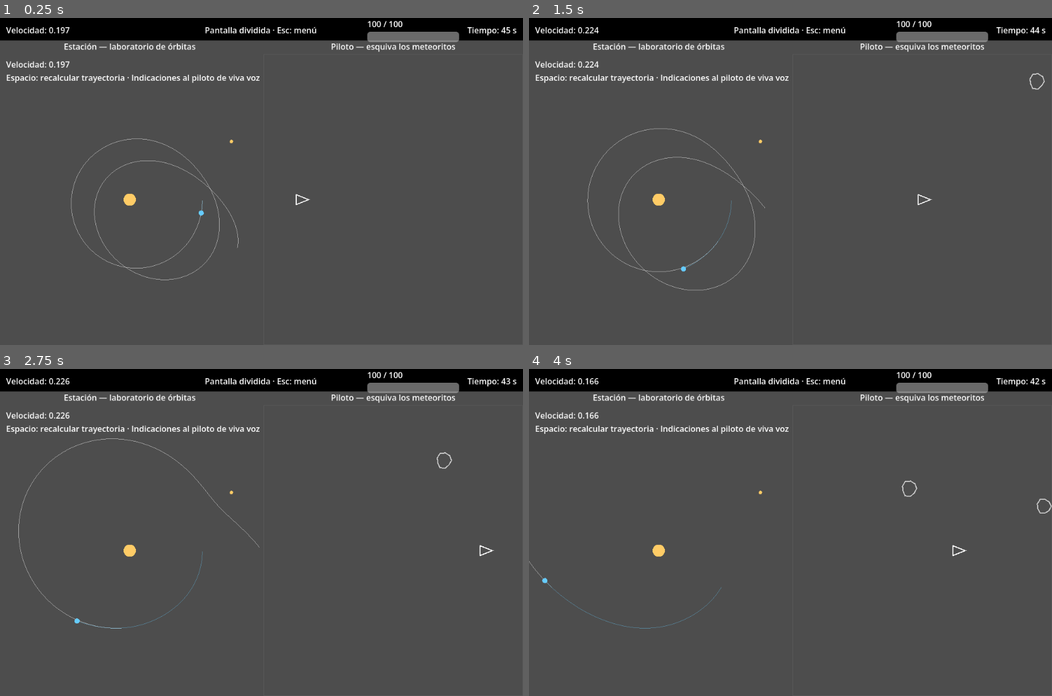
Above: before the commit, frames 1-4 (two rows, left to right).
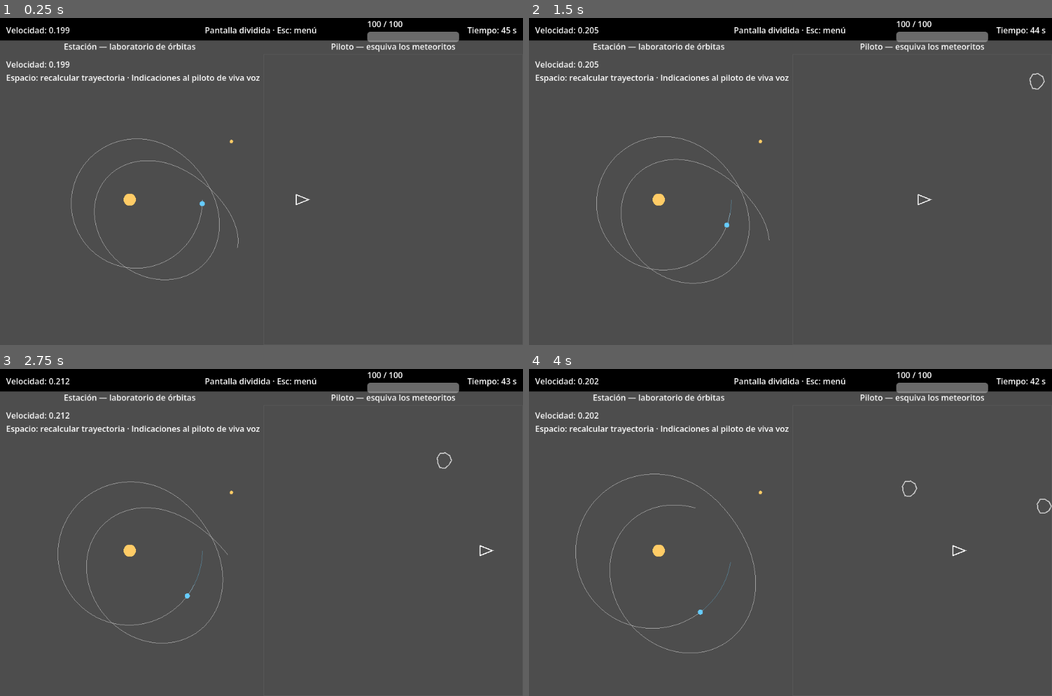
Above: after the commit, the same moments.

Repository: CrunchTimeLabs/nova-protocol
Game: Godot game, scene res://scenes/meteor_mission.tscn
Two runs of this game, one before a commit and one after it. Both use one fixed random seed, a clock stepped at 60 frames per second and the inputs below. This scene is started directly instead of the project's main scene.
Inputs (mouse positions are in pixels of both pictures, inside the frame that each line leads up to):
- Up to frame 1 (0.25 s): no input
- Up to frame 2 (1.5 s): tap Enter at 0.5 s; move the mouse to (905, 165) at 0.52 s; hold Right 0.53-1.25 s; tap 1 at 0.6 s; click (905, 165) at 0.67 s; tap Space at 0.77 s; drag from (685, 197) to (764, 246) at 1.27 s
- Up to frame 3 (2.75 s): tap Space at 2 s; move the mouse to (313, 460) at 2.02 s; hold Right from 2.03 s (still down); tap 3 at 2.1 s
- Up to frame 4 (4 s): release Right at 2.75 s; drag from (764, 597) to (633, 483) at 2.77 s; move the mouse to (947, 581) at 3.52 s; hold Left from 3.53 s (still down); tap Backspace at 3.6 s; tap Space at 3.77 s

The runs differ from the first frame. In frame 1, less than 0.1% of the frame differs, in the area x 12-46%, y 2-64%; in frame 2, 0.7%, in the area x 11-46%, y 2-84%; in frame 3, 0.6%; in frame 4, 0.5%.

Commit message:
feat: add initial level

Diff:
--- a/game/app/levels/meteor_mission.gd
+++ b/game/app/levels/meteor_mission.gd
@@ -4,6 +4,9 @@
 ## meteoritos en un campo propio. Arriba, un `SplitHud` con lo común: velocidad (izquierda), modo (centro) y casco y tiempo
 ## (derecha). Pantalla dividida por defecto; `-- --lan` para red local.
 
+
+## Ritmo de la órbita respecto al normal: menor que 1 hace que la nave recorra la trayectoria más despacio.
+const ORBIT_TIME_SCALE: float = 0.3
 
 var _hud: SplitHud = SplitHud.new()
 var _speed: Label = Label.new()
@@ -22,6 +25,15 @@
     var mode: Label = Label.new()
     mode.text = _mode_text()
     _hud.add_center(mode)
+
+
+func _build_session(session_options: SessionOptions) -> MissionSession:
+    return MissionSession.build(
+            session_options,
+            func() -> MatchRules: return OrbitMatch.new(ORBIT_TIME_SCALE),
+            OrbitMission.roles(),
+            OrbitMission.ROLE_ORDER,
+            )
 
 
 func _panel_for(client: MatchClient) -> Node:
--- a/game/features/mission/orbit/orbit_match.gd
+++ b/game/features/mission/orbit/orbit_match.gd
@@ -28,9 +28,13 @@
 var _fuel: ResourceMeter = ResourceMeter.new(FUEL_CAPACITY, FUEL_CAPACITY)
 var _attractors: Array[CentralGravity] = []
 var _thrusts: Dictionary = {}    # int (slot) -> Vector2
+var _time_scale: float
 
 
-func _init() -> void:
+## `time_scale` (> 0) acelera o frena toda la simulación (movimiento, gravedad, empuje y gasto) sin cambiar la órbita: 1.0 es el ritmo normal.
+func _init(time_scale: float = 1.0) -> void:
+    assert(time_scale > 0.0, "OrbitMatch necesita una escala de tiempo positiva")
+    _time_scale = time_scale
     var engine: ThrustEngine = ThrustEngine.new(MAX_ACCELERATION, _fuel, FUEL_CAPACITY / FULL_BURN_SECONDS)
     _attractors = [CentralGravity.new(STAR_CENTER, STAR_GM), CentralGravity.new(MOON_CENTER, MOON_GM)]
     var sources: Array[AccelerationSource] = []
@@ -72,7 +76,7 @@
     for thrust: Variant in _thrusts.values():
         total += thrust as Vector2
     _manual.set_command(total)
-    body.step(delta)
+    body.step(delta * _time_scale)
 
 
 func release_slot(slot: int) -> void:
--- a/game/tests/features/mission/orbit/test_orbit_match.gd
+++ b/game/tests/features/mission/orbit/test_orbit_match.gd
@@ -63,3 +63,15 @@
     check_equal((replica.snapshot()[OrbitMatch.KEY_ORBIT] as Dictionary)["x"], OrbitMatch.STAR_CENTER.x + OrbitMatch.ORBIT_RADIUS, "la órbita no se tocó")
     replica.restore({OrbitMatch.KEY_ORBIT: _match.snapshot()[OrbitMatch.KEY_ORBIT]})
     check_equal(replica.snapshot()[OrbitMatch.KEY_ORBIT], _match.snapshot()[OrbitMatch.KEY_ORBIT], "solo órbita")
+
+
+func test_time_scale_slows_the_whole_orbit() -> void:
+    var normal: OrbitMatch = OrbitMatch.new()
+    var slow: OrbitMatch = OrbitMatch.new(0.25)
+    for _i: int in range(120):
+        normal.step(1.0 / 60.0)
+        slow.step(1.0 / 60.0)
+    var start: Vector2 = OrbitMatch.new().body.position
+    var moved_normal: float = normal.body.position.distance_to(start)
+    var moved_slow: float = slow.body.position.distance_to(start)
+    check(moved_slow > 0.0 and moved_slow < moved_normal * 0.5, "con un cuarto de ritmo recorre mucho menos")
